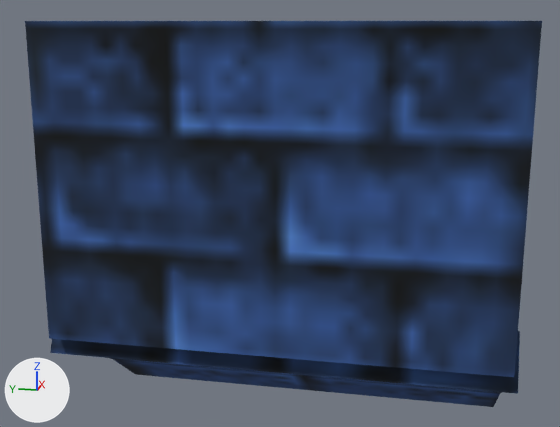
The OBJ model src/main/resources/assets/babylonmod/models/block/arches/lapis_triple_arch_top.obj: old version first, new version second.
The view is the same before and after, from a 50 mm camera at (-1.487, -0.823, 0.996) aimed at (0.488, -0.428, 0.503). Arrows for +X, +Y and +Z are at lower left; the lights stay in place. Where no turn or scale is listed for an object, it has been applied to the vertices. Vertices at the same position are counted once.
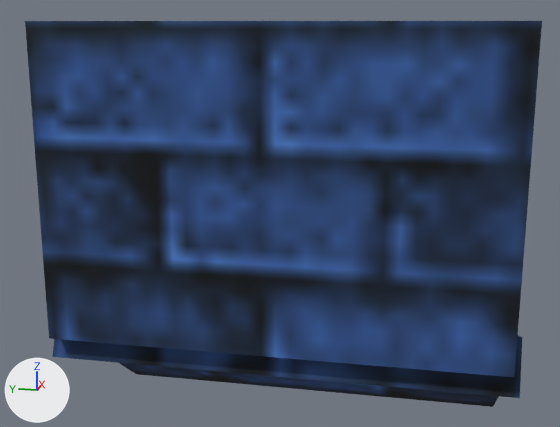
The edits, one by one:
Picture 'lapis_main' (img_lapis_main) is new.
Material 'Lapis_Main' (mat_lapis_main) is new.
Its texture is img_lapis_main.
Its roughness is 1.0.
me_cube is used by ob_cube; location (0.0, 0.0, 0.0).
me_cube had 58 vertices, 54 faces and spanned x 0.0..1.0, y -1.013..0.013, z -0.013..1.0.
me_cube now has 58 vertices, 54 faces and spans x 0.0..1.0, y -1.018..0.013, z -0.016..1.0.
Part 1, on me_cube:
Vertex 32 of me_cube moves from (0.312, -1.0, 0.125) at pixel (497, 392) to (0.322, -1.0, 0.125).
Vertex 33 of me_cube moves from (0.312, 0.0, 0.125) at pixel (110, 358) to (0.322, 0.0, 0.125).
Vertex 46 of me_cube moves from (0.072, -1.013, 0.382) at pixel (519, 331) to (0.065, -1.018, 0.372) at pixel (522, 337).
Vertex 47 of me_cube moves from (0.072, 0.013, 0.382) to (0.065, 0.007, 0.372).
Vertex 50 of me_cube moves from (0.024, -1.013, 0.267) at pixel (518, 393) to (0.024, -1.017, 0.257) at pixel (519, 398).
Vertex 51 of me_cube moves from (0.024, 0.013, 0.267) at pixel (50, 352) to (0.024, 0.008, 0.257) at pixel (52, 356).
Vertex 56 of me_cube moves from (0.508, -1.013, -0.013) at pixel (493, 406) to (0.516, -1.012, -0.016) at pixel (493, 406).
Vertex 57 of me_cube moves from (0.508, 0.013, -0.013) at pixel (135, 374) to (0.516, 0.013, -0.016) at pixel (136, 374).
me_cube part 2: 42 faces spanning x 0.0..1.0, y -1.018..0.013, z -0.016..1.0 switch from mat_m_84993e84_2bcb_d100_39dc_f51de80e9ce7 (picture img_lapis_brick_match_sandstone) to mat_lapis_main (picture img_lapis_main).
me_cube part 3: 12 faces spanning x 0.024..0.584, y -1.018..0.013, z -0.016..0.372 switch from mat_m_b063e3bf_c055_a9e6_230c_b5633c09d76d (picture img_lapis_brick_match_sandstone) to mat_lapis_main (picture img_lapis_main).

Location of each change, [x1, y1, x2, y2] in pixels of the pictures (560 x 427 px; the box of a moved part takes in the faces that stretch with it):
part 1 of me_cube, moved or reshaped
    before: [50, 331, 520, 407]
    after: [52, 336, 522, 407]
part 2 of me_cube, recoloured
    both: [31, 21, 541, 377]
part 3 of me_cube, recoloured
    before: [114, 359, 502, 393]
